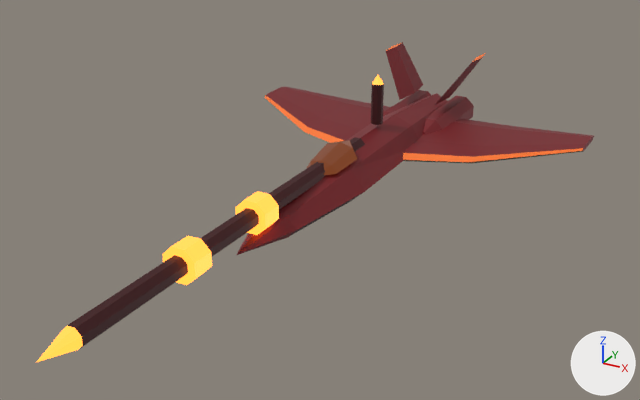
Before and after pictures for a commit that changed the glTF model media/models/arcwing-sniper-hull.gltf.
The view is the same before and after, from a 50 mm lens placed at (2.11, -4.17, 1.88), pointed at (0.09, -0.51, 0.04). Lighting does not change. The marker at lower right points along +X, +Y and +Z. The older version comes first. Vertices at exactly the same position are counted once.

In view in the first picture: 'arcwing-sniper'.
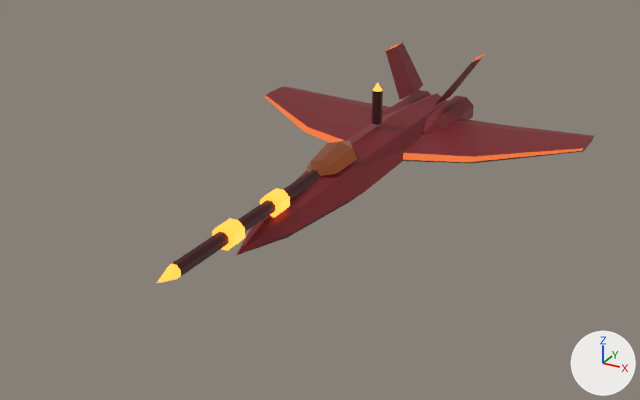
What differs and where, as boxes (x1, y1, x2, y2) in the pictures (640 x 400 px; the box of a moved part takes in the faces that stretch with it):
'arcwing-sniper', reshaped (22% narrower, 25% shorter): before (37, 42, 594, 362); after (157, 42, 594, 283)
part 1 of me_hull, moved or reshaped: before (235, 191, 279, 235); after (260, 188, 290, 218)
part 2 of me_hull, moved or reshaped: before (162, 236, 212, 285); after (212, 218, 245, 251)
part 3 of me_hull, moved or reshaped: before (37, 75, 384, 362); after (157, 83, 383, 283)

The change, as a list of edits to the scene's bpy script:
```text
Change me_hull:
    used by ob_arcwing_sniper; location = (0.0, 0.0, 0.0)
    before: 193 (0.01, 0.38, 0.43) at pixel (382, 82), 194 (0.03, 0.36, 0.43) at pixel (383, 83), 196 (-0.01, 0.38, 0.43), 198 (-0.03, 0.36, 0.43) at pixel (373, 82), 200 (-0.03, 0.34, 0.43) at pixel (371, 83)
    before: 202 (-0.01, 0.32, 0.43) at pixel (373, 84), 204 (0.01, 0.32, 0.43) at pixel (377, 85), 206 (0.03, 0.34, 0.43) at pixel (381, 84)
    remove me_hull.from_pydata(...)  # 264 vertices, 480 faces; spans x -1.1..1.1, y -2.38..1.4, z -0.13..0.49
    add me_hull.from_pydata(...)  # 264 vertices, 480 faces; spans x -1.1..1.1, y -1.72..1.4, z -0.13..0.44
    me_hull part 1: the loose piece of 18 vertices spanning x -0.08..0.08, y -1.02..-0.9, z 0.05..0.21 is scaled about its middle by (0.667, 0.833, 0.667), then moved by (0.0, 0.16, -0.01)
    me_hull part 2: the loose piece of 18 vertices spanning x -0.08..0.08, y -1.57..-1.45, z 0.05..0.21 is scaled about its middle by (0.667, 0.833, 0.667), then moved by (0.0, 0.31, -0.01)
    me_hull part 3
    add for i in [193, 194, 196, 198, 200, 202, 204, 206]: me_hull.vertices[i].co += Vector((0.0, 0.0, -0.04))
    me_hull.vertices[174].co: (-0.05, 0.1, 0.11) -> (-0.03, 0.1, 0.11)
    me_hull.vertices[176].co: (-0.02, -2.2, 0.08) -> (-0.01, -1.6, 0.09)
    me_hull.vertices[177].co: (-0.05, -2.2, 0.11) -> (-0.03, -1.6, 0.11)
    me_hull.vertices[179].co: (0.02, -2.2, 0.08) -> (0.01, -1.6, 0.09)  # pixel (78, 349) -> pixel (177, 278)
    me_hull.vertices[180].co: (0.05, 0.1, 0.11) -> (0.03, 0.1, 0.11)
    me_hull.vertices[181].co: (0.05, -2.2, 0.11) -> (0.03, -1.6, 0.11)  # pixel (82, 345) -> pixel (181, 275)
    me_hull.vertices[182].co: (0.05, 0.1, 0.15) -> (0.03, 0.1, 0.13)  # pixel (364, 143) -> not seen
    me_hull.vertices[183].co: (0.05, -2.2, 0.15) -> (0.03, -1.6, 0.13)  # pixel (81, 336) -> pixel (180, 270)
    me_hull.vertices[184].co: (0.02, 0.1, 0.18) -> (0.01, 0.1, 0.15)  # pixel (360, 138) -> pixel (359, 142)
    me_hull.vertices[185].co: (0.02, -2.2, 0.18) -> (0.01, -1.6, 0.15)  # pixel (75, 328) -> pixel (176, 264)
    me_hull.vertices[186].co: (-0.02, 0.1, 0.18) -> (-0.01, 0.1, 0.15)  # pixel (354, 137) -> pixel (355, 141)
    me_hull.vertices[187].co: (-0.02, -2.2, 0.18) -> (-0.01, -1.6, 0.15)  # pixel (67, 325) -> pixel (171, 263)
    me_hull.vertices[188].co: (-0.05, 0.1, 0.15) -> (-0.03, 0.1, 0.13)  # pixel (350, 140) -> not seen
    me_hull.vertices[189].co: (-0.05, -2.2, 0.15) -> (-0.03, -1.6, 0.13)  # pixel (62, 329) -> pixel (168, 266)
    me_hull.vertices[190].co: (0.0, 0.1, 0.13) -> (0.0, 0.1, 0.12)
    me_hull.vertices[226].co: (0.0, -2.38, 0.13) -> (0.0, -1.72, 0.12)  # pixel (35, 362) -> pixel (156, 283)
    me_hull.vertices[263].co: (0.0, 0.35, 0.49) -> (0.0, 0.35, 0.44)  # pixel (378, 74) -> pixel (377, 82)
```
